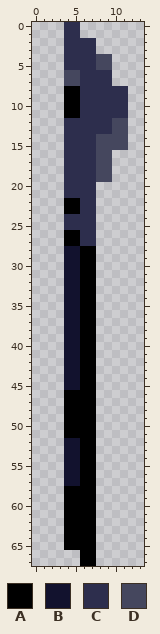
Sprite sheet, stored at Content/Projectiles/Spike.png. The picture above is the old version.
The file is 14x68 pixels.
Palette (. is transparent): A #000000  B #12122e  C #2d2e4d  D #45475e
Pixels before, first column x 4:
 0 CC......
 1 CC......
 2 CCCC....
 3 CCCC....
 4 CCCCDD..
 5 CCCCDD..
 6 DDCCCC..
 7 DDCCCC..
 8 AACCCCCC
 9 AACCCCCC
10 AACCCCCC
11 AACCCCCC
12 CCCCCCDD
13 CCCCCCDD
14 CCCCDDDD
15 CCCCDDDD
16 CCCCDD..
17 CCCCDD..
18 CCCCDD..
19 CCCCDD..
20 CCCC....
21 CCCC....
22 AACC....
23 AACC....
24 CCCC....
25 CCCC....
26 AACC....
27 AACC....
28 BBAA....
29 BBAA....
30 BBAA....
31 BBAA....
32 BBAA....
33 BBAA....
34 BBAA....
35 BBAA....
36 BBAA....
37 BBAA....
38 BBAA....
39 BBAA....
40 BBAA....
41 BBAA....
42 BBAA....
43 BBAA....
44 BBAA....
45 BBAA....
46 AAAA....
47 AAAA....
48 AAAA....
49 AAAA....
50 AAAA....
51 AAAA....
52 BBAA....
53 BBAA....
54 BBAA....
55 BBAA....
56 BBAA....
57 BBAA....
58 AAAA....
59 AAAA....
60 AAAA....
61 AAAA....
62 AAAA....
63 AAAA....
64 AAAA....
65 AAAA....
66 ..AA....
67 ..AA....
And afterwards:
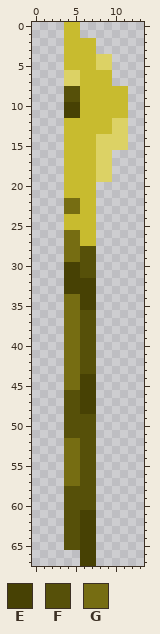
Colours new in this view: E #474104  F #565009  G #766d12
Difference:
Colour C changes from #2d2e4d to #c8bb2f.
Colour D changes from #45475e to #dcd265.
The edit turns colour A into colour E in rows 10 to 11 at x 4 to 5; in rows 32 to 35 at x 6 to 7; in rows 44 to 48 at x 6 to 7; in rows 61 to 67 at x 6 to 7.
The edit turns colour B into colour E in rows 30 to 33 at x 4 to 5.
The edit turns colour A into colour F in rows 8 to 9 at x 4 to 5; in rows 28 to 31 at x 6 to 7; in rows 36 to 43 at x 6 to 7; in rows 46 to 48 at x 4 to 5; in rows 49 to 51 at x 4 to 7; in rows 52 to 57 at x 6 to 7.
The edit turns colour A into colour F in rows 58 to 60 at x 4 to 7; in rows 61 to 65 at x 4 to 5.
The edit turns colour A into colour G in rows 22 to 23 at x 4 to 5; in rows 26 to 27 at x 4 to 5.
The edit turns colour B into colour G in rows 28 to 29 at x 4 to 5; in rows 34 to 45 at x 4 to 5; in rows 52 to 57 at x 4 to 5.
